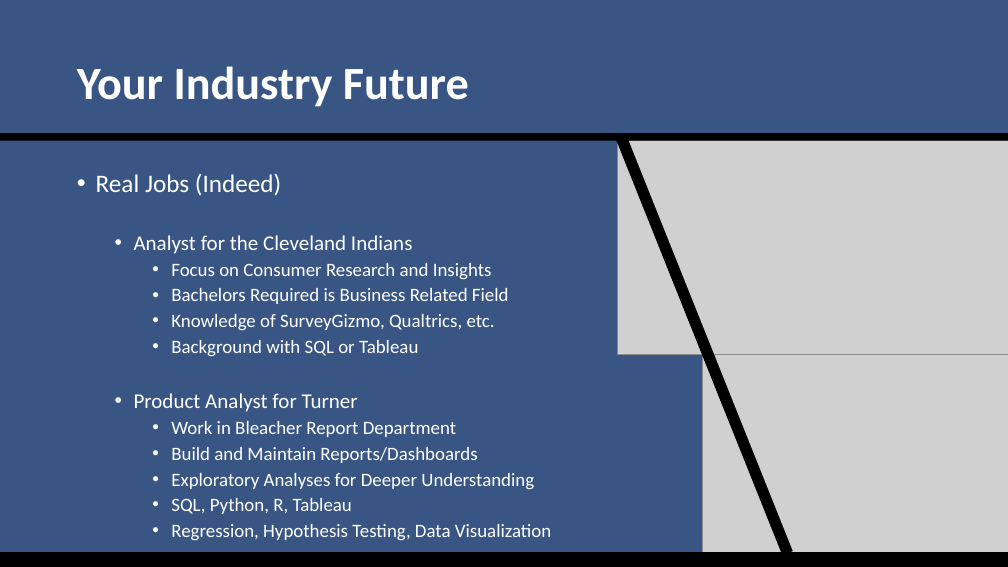
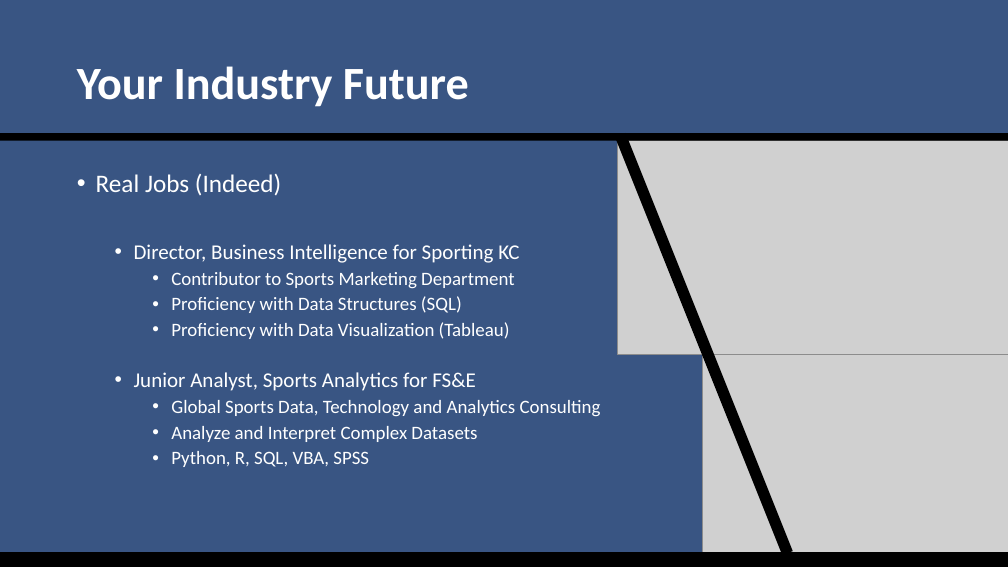
Before and after one commit to SuperMarioGiacomazzo/STOR538_WEBSITE, a slide deck: slide 15 of Slides/Sports Analytics 3/Sports_Analytics_3_Lecture.pptx. Drawn at 1008x567 pixels with LibreOffice and Linux fonts; fonts in the diff are those of the drawing; grey boxes stand for pictures. Boxes give left, top, right and bottom in pixels: in the first picture for what was removed or moved away, otherwise in the second. Text is boxed around its words. In the diff, an @@ line names an element or a change of style, - is before the commit and + after.

```diff
--- a/Slides/Sports Analytics 3/Sports_Analytics_3_Lecture.pptx
+++ b/Slides/Sports Analytics 3/Sports_Analytics_3_Lecture.pptx
@@ text at <box>134,244,601,467</box>: text changed @@
-  • Analyst for the Cleveland Indians
-    • Focus on Consumer Research and Insights
-    • Bachelors Required is Business Related Field
-    • Knowledge of SurveyGizmo, Qualtrics, etc.
-    • Background with SQL or Tableau
-  • Product Analyst for Turner
-    • Work in Bleacher Report Department
-    • Build and Maintain Reports/Dashboards
-    • Exploratory Analyses for Deeper Understanding
-    • SQL, Python, R, Tableau
-    • Regression, Hypothesis Testing, Data Visualization
+  • Director, Business Intelligence for Sporting KC
+    • Contributor to Sports Marketing Department
+    • Proficiency with Data Structures (SQL)
+    • Proficiency with Data Visualization (Tableau)
+  • Junior Analyst, Sports Analytics for FS&E
+    • Global Sports Data, Technology and Analytics Consulting
+    • Analyze and Interpret Complex Datasets
+    • Python, R, SQL, VBA, SPSS
```
Also in this commit, not shown: 5 other slides changed, 2 slides added, 2 slides removed, 4 other files.
